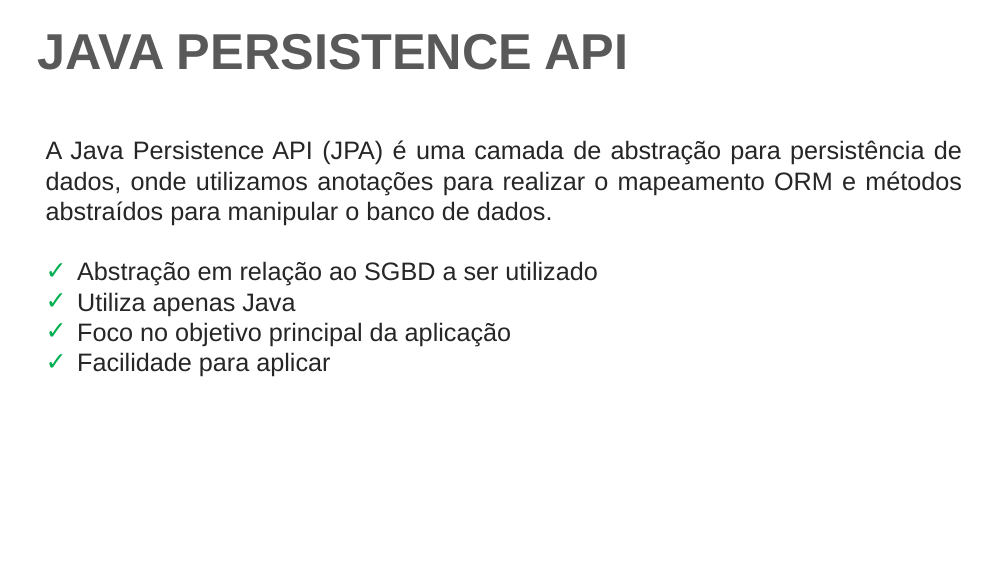
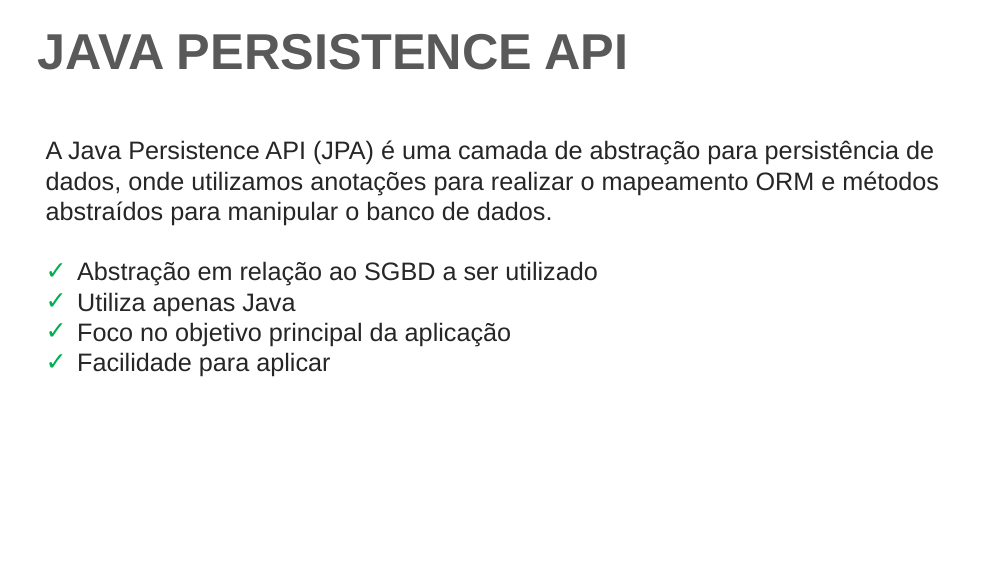
Before and after one commit to DeehSlash/apresentacao-jpa, a slide deck: slide 7 of Apresentação.pptx. Drawn at 1008x567 pixels with LibreOffice and Linux fonts; fonts in the diff are those of the drawing; background and template pictures are left out. Boxes give left, top, right and bottom in pixels: in the first picture for what was removed or moved away, otherwise in the second. Text is boxed around its words. In the diff, an @@ line names an element or a change of style, - is before the commit and + after.

```diff
--- a/Apresentação.pptx
+++ b/Apresentação.pptx
@@ text at box(46, 140, 939, 225): text changed @@
-A Java Persistence API (JPA) é uma camada de abstração para persistência de dados, onde utilizamos anotações para realizar o mapeamento ORM e métodos abstraídos para manipular o banco de dados.
+A Java Persistence API (JPA) é uma camada de abstração para persistência de
+dados, onde utilizamos anotações para realizar o mapeamento ORM e métodos
+abstraídos para manipular o banco de dados.
```
Also in this commit, not shown: 5 other slides changed.
